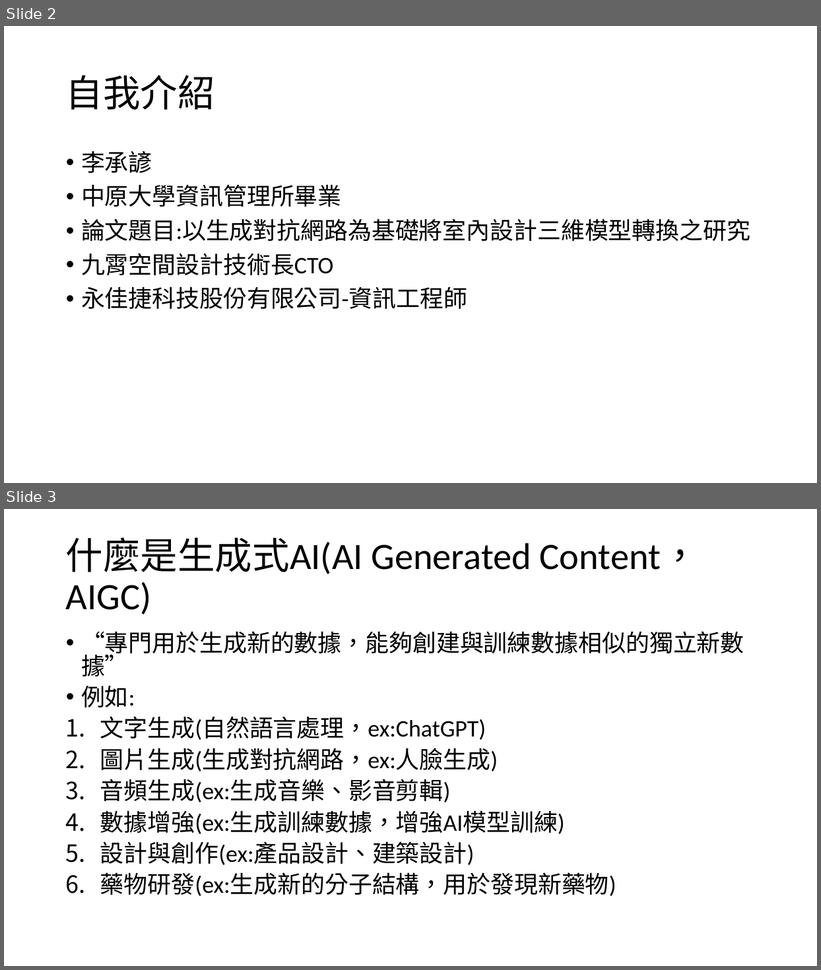
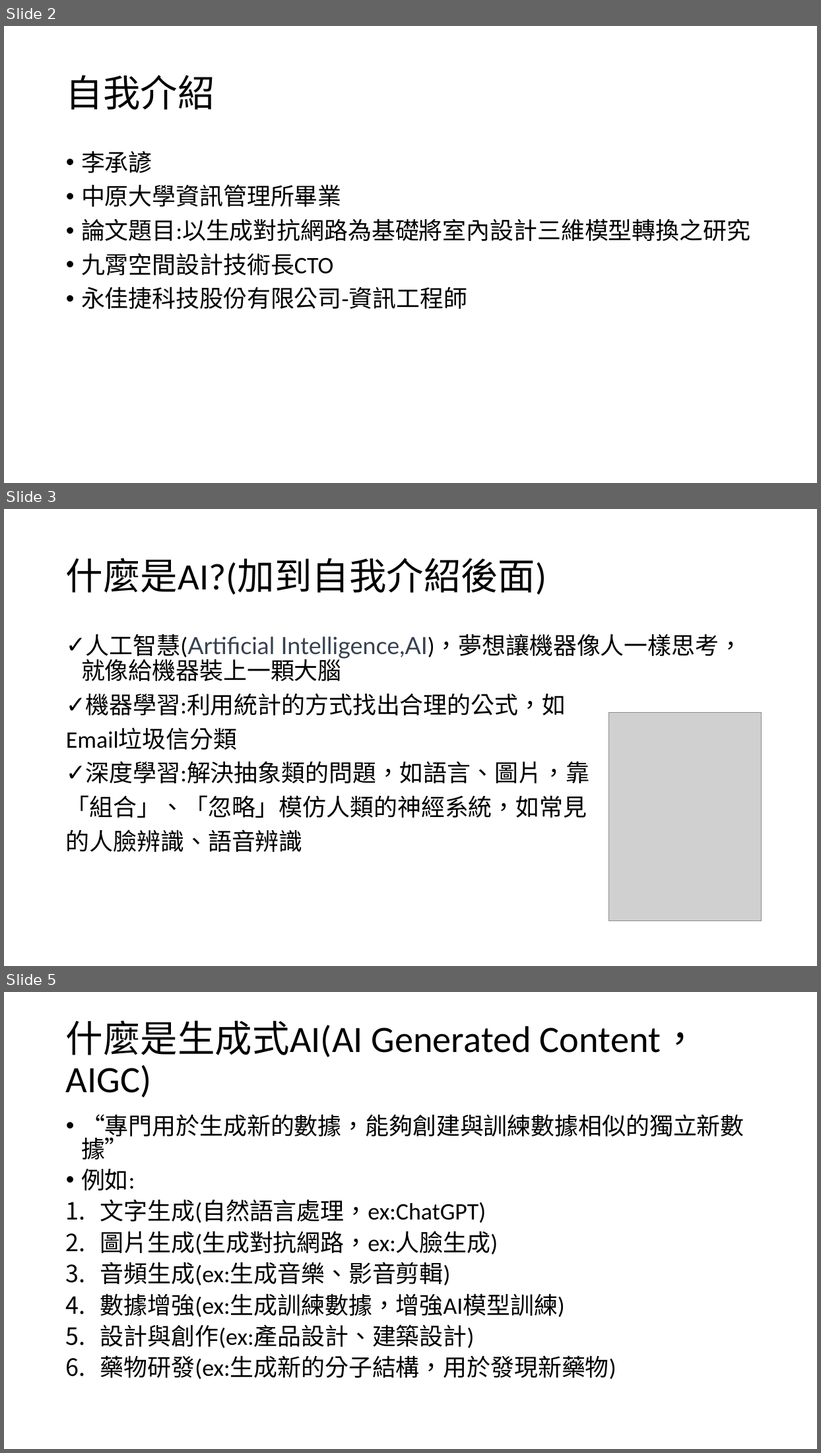
Before and after one commit to 10994015/0927speech, a slide deck: ppt草稿.pptx. Shown one above the other, each under a label of ours: slides 2 and 3 before the commit, slides 2, 3 and 5 after it; the slides between them are not shown. The pictures are 821x970 and 821x1453 pixels, drawn with LibreOffice and Linux fonts; fonts in the diff are those of the drawing; grey boxes stand for pictures. Boxes give left, top, right and bottom in pixels: in the first picture for what was removed or moved away, otherwise in the second. Text is boxed around its words. In the diff, an @@ line names an element or a change of style, - is before the commit and + after.

```diff
--- a/ppt草稿.pptx
+++ b/ppt草稿.pptx
@@ slide 3 added at box(4, 509, 817, 966), background #FFFFFF @@
@@ title added at box(66, 558, 547, 595), 44 pt, text #000000 @@
+什麼是AI?(加到自我介紹後面)
@@ text added at box(66, 634, 743, 852), 28 pt, text #000000 @@
+✓ 人工智慧(Artificial Intelligence,AI)，夢想讓機器像人一樣思考，就像給機器裝上一顆大腦
+✓ 機器學習:利用統計的方式找出合理的公式，如
+Email垃圾信分類
+✓ 深度學習:解決抽象類的問題，如語言、圖片，靠
+「組合」、「忽略」模仿人類的神經系統，如常見
+的人臉辨識、語音辨識
@@ picture added at box(609, 713, 761, 921) @@
@@ what was slide 3 is now slide 5 @@
```
Also in this commit, not shown: 1 slide changed, 15 other slides added, 16 other files.
